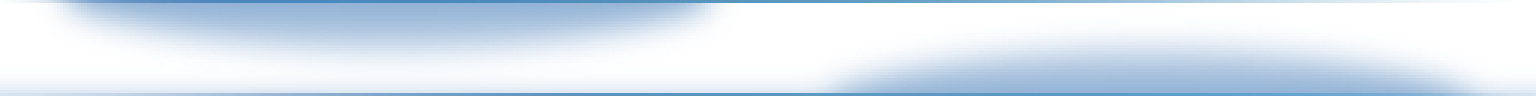
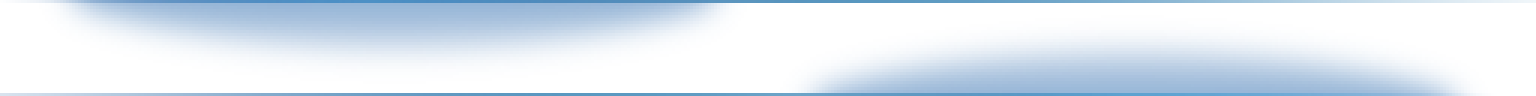
Before/after of a 1536px x 96px layered artwork. What changed in the layer stack:
renamed "shine" to "Glow", painted on it over (0, 0, 1536, 96)
